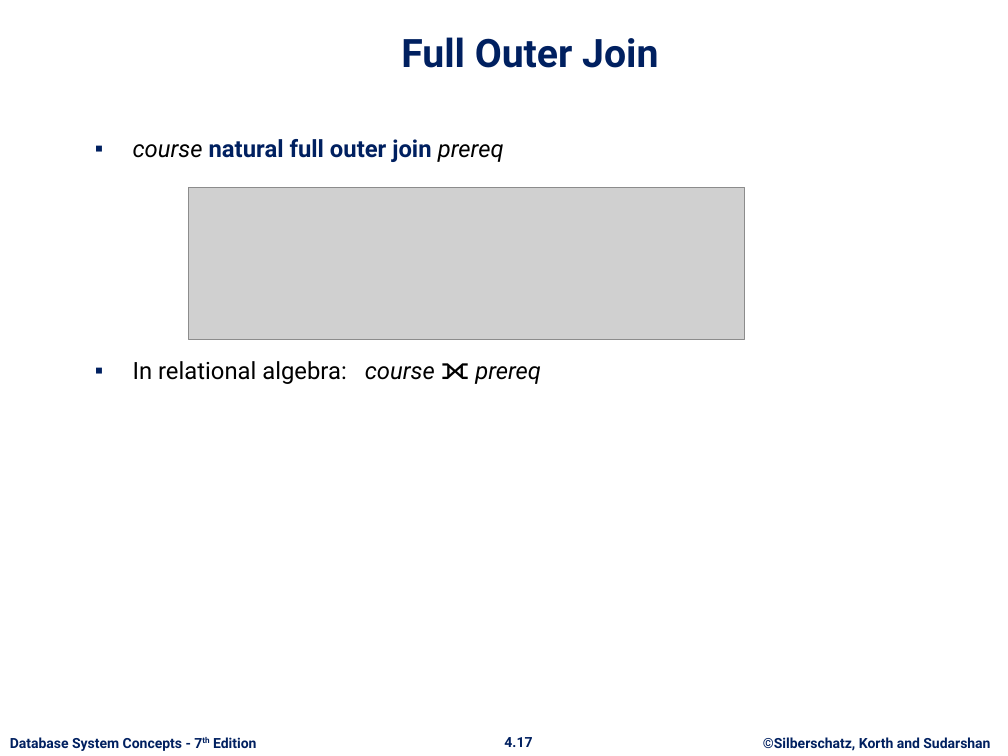
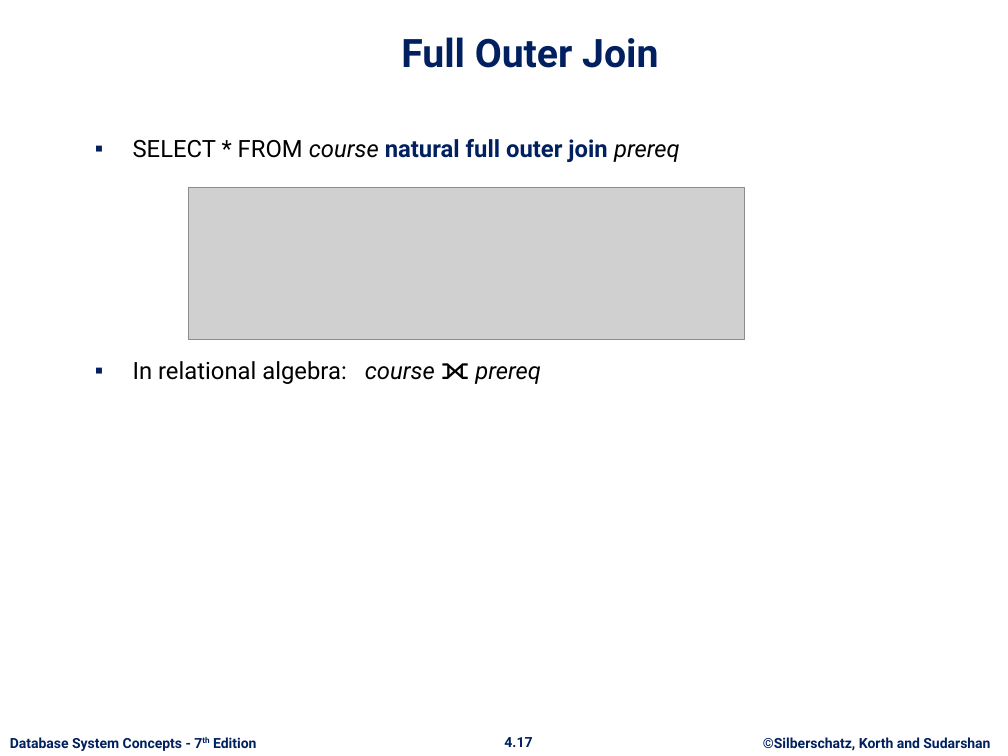
Before and after one commit to asimriaz/DatabaseSystems-Spring-2024, a slide deck: slide 17 of Lecture-4.pptx. Drawn at 1008x756 pixels with LibreOffice and Linux fonts; fonts in the diff are those of the drawing; grey boxes stand for pictures; background and template pictures are left out. Boxes give left, top, right and bottom in pixels: in the first picture for what was removed or moved away, otherwise in the second. Text is boxed around its words. In the diff, an @@ line names an element or a change of style, - is before the commit and + after.

```diff
--- a/Lecture-4.pptx
+++ b/Lecture-4.pptx
@@ text at (x1=133, y1=139, x2=680, y2=162): text changed; text colour #002060 to #000000; bold off @@
-▪ course natural full outer join prereq
+▪ SELECT * FROM course natural full outer join prereq
```
Also in this commit, not shown: 9 other slides changed.
